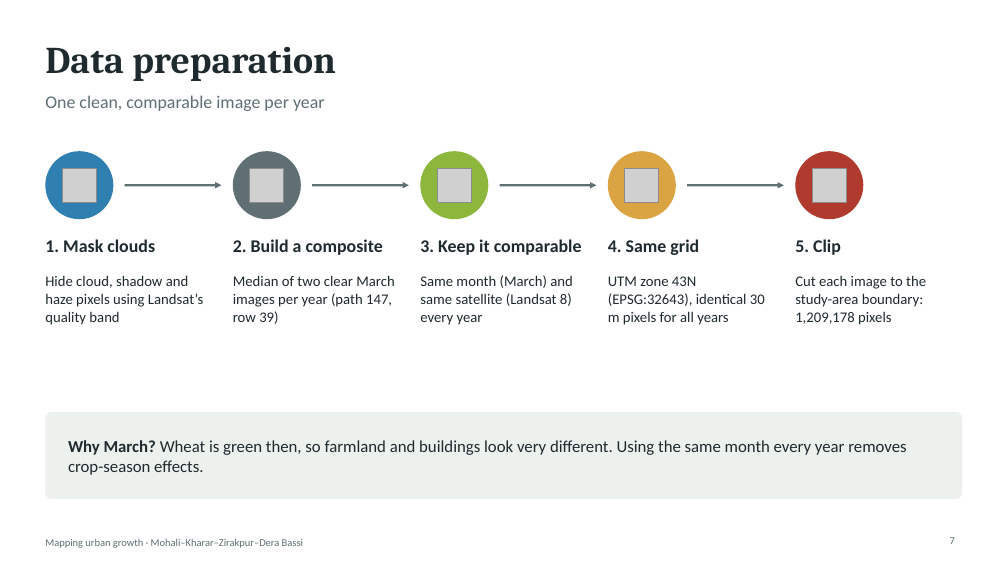
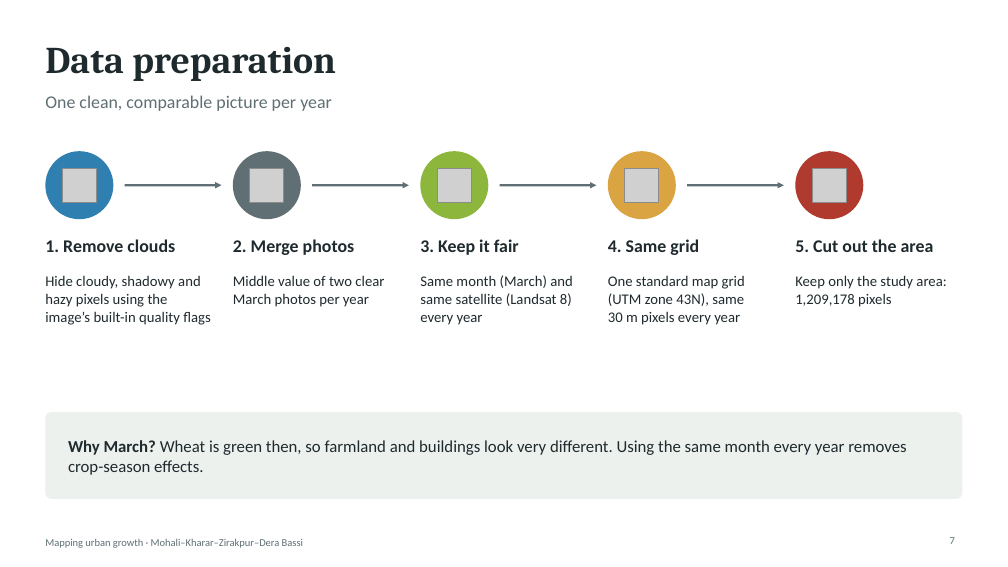
Before and after one commit to SharmaAbhimanyueco/Supriyaaanya, a slide deck: slide 7 of slides/Urban_Growth_Mohali_slides.pptx. Drawn at 1008x567 pixels with LibreOffice and Linux fonts; fonts in the diff are those of the drawing; grey boxes stand for pictures. Boxes give left, top, right and bottom in pixels: in the first picture for what was removed or moved away, otherwise in the second. Text is boxed around its words. In the diff, an @@ line names an element or a change of style, - is before the commit and + after.

```diff
--- a/slides/Urban_Growth_Mohali_slides.pptx
+++ b/slides/Urban_Growth_Mohali_slides.pptx
@@ text at [45,95,332,111]: text changed @@
-One clean, comparable image per year
+One clean, comparable picture per year
@@ text at [45,239,175,252]: text changed @@
-1. Mask clouds
+1. Remove clouds
@@ text at [233,239,355,255]: text changed @@
-2. Build a composite
+2. Merge photos
@@ text at [420,239,519,255]: text changed @@
-3. Keep it comparable
+3. Keep it fair
@@ text at [795,239,934,252]: text changed @@
-5. Clip
+5. Cut out the area
@@ text at [45,275,210,325]: text changed @@
-Hide cloud, shadow and haze pixels using Landsat’s quality band
+Hide cloudy, shadowy and hazy pixels using the image’s built-in quality flags
@@ text at [233,275,384,307]: text changed @@
-Median of two clear March images per year (path 147, row 39)
+Middle value of two clear March photos per year
@@ text at [608,275,745,325]: text changed @@
-UTM zone 43N (EPSG:32643), identical 30 m pixels for all years
+One standard map grid (UTM zone 43N), same 30 m pixels every year
@@ text at [795,275,946,307]: text changed @@
-Cut each image to the study-area boundary: 1,209,178 pixels
+Keep only the study area: 1,209,178 pixels
```
Also in this commit, not shown: 13 other slides changed, 8 slides added, 1 slide removed, 37 other files.
